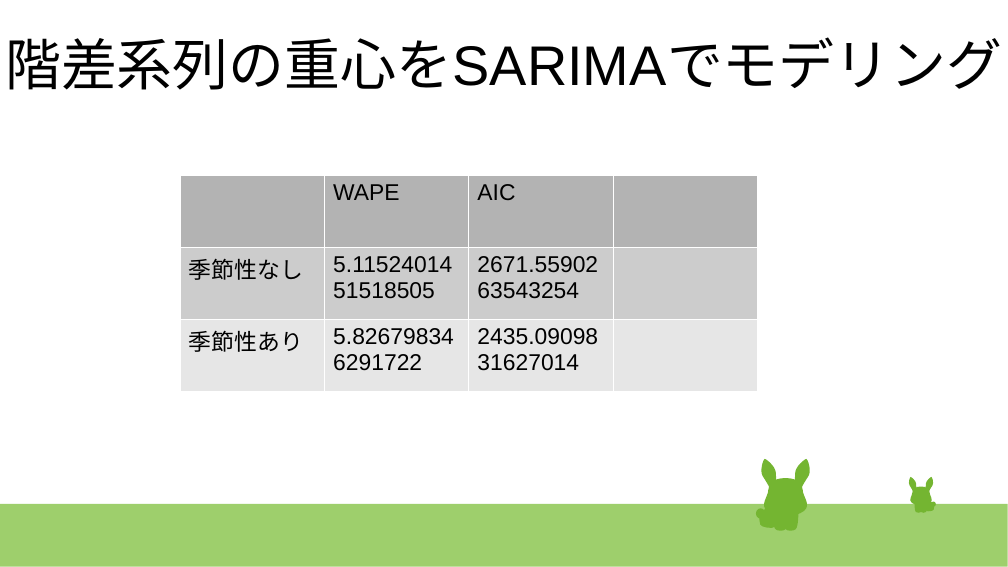
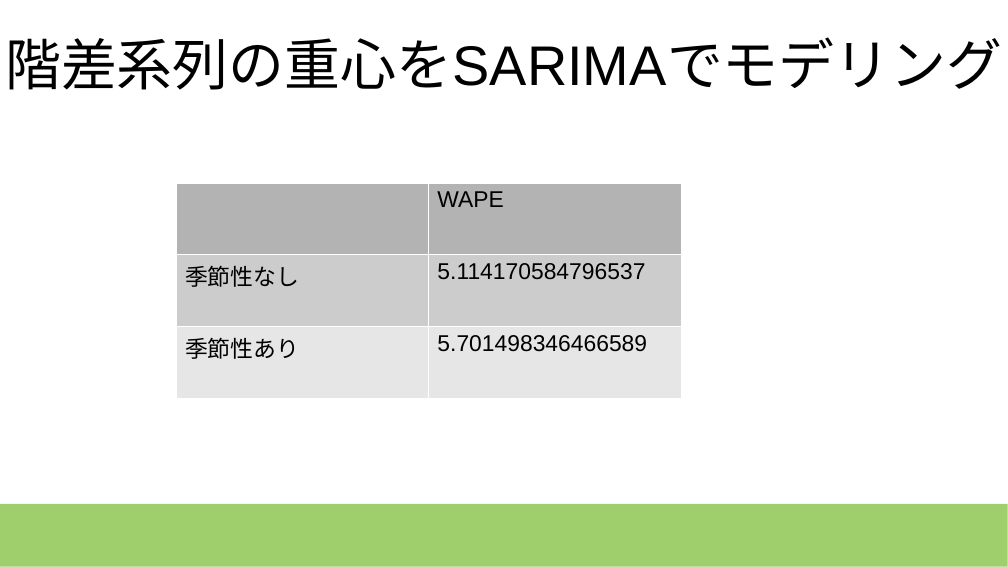
Before and after one commit to kawagashira/deepcraft, a slide deck: slide 13 of time_series/time_series.pptx. Drawn at 1008x567 pixels with LibreOffice and Linux fonts; fonts in the diff are those of the drawing. Boxes give left, top, right and bottom in pixels: in the first picture for what was removed or moved away, otherwise in the second. Text is boxed around its words. In the diff, an @@ line names an element or a change of style, - is before the commit and + after.

```diff
--- a/time_series/time_series.pptx
+++ b/time_series/time_series.pptx
@@ table at [177,183,681,399] @@
-column 2: WAPE | 5.1152401451518505 | 5.826798346291722
-column 3: AIC | 2671.5590263543254 | 2435.0909831627014
-column 4:  |  | 
+column 2: WAPE | 5.114170584796537 | 5.701498346466589
@@ table: place and size @@
-table at [180,176,758,391]
+table at [177,183,681,399]
@@ group removed at [756,459,810,531]: 23 freeform shapes @@
@@ group removed at [909,477,936,513]: 23 freeform shapes @@
```
Also in this commit, not shown: 13 other slides changed, 2 slides added, 1 slide removed, 3 other files.
